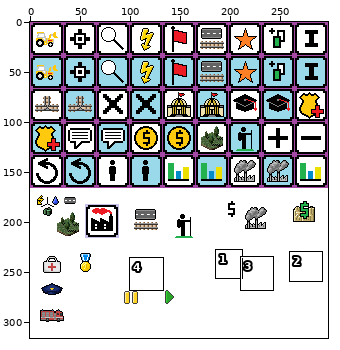
Sprite sheet: assets/sprites/menu_icons_.png. The first picture is a wide view before the edit; the outline marks the close-up.
Close-up. The starting point:
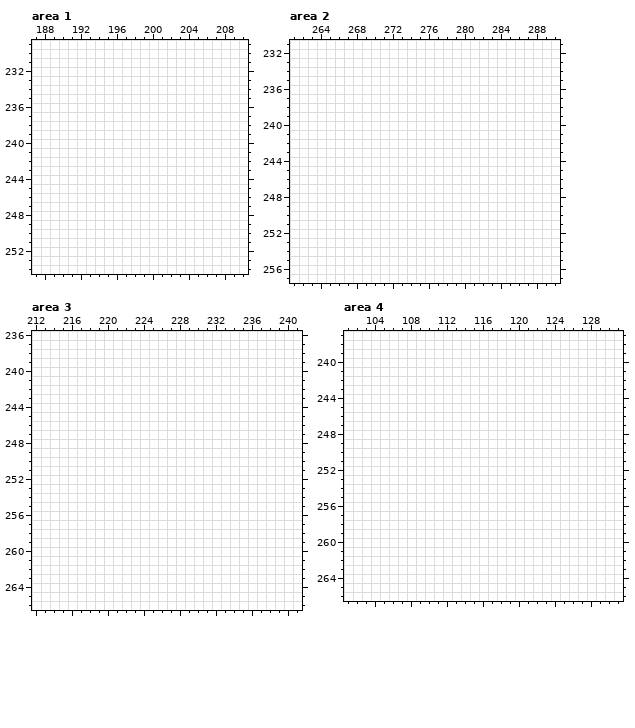
The file is 298x316 pixels. Colours within 5 levels of each other are drawn and written as one. Shown: area 1: x 187..210, y 229..254; area 2: x 261..290, y 231..257; area 3: x 212..241, y 236..266; area 4: x 101..131, y 237..266. The commit also changed other parts of the picture, which this record leaves out.
And afterwards:
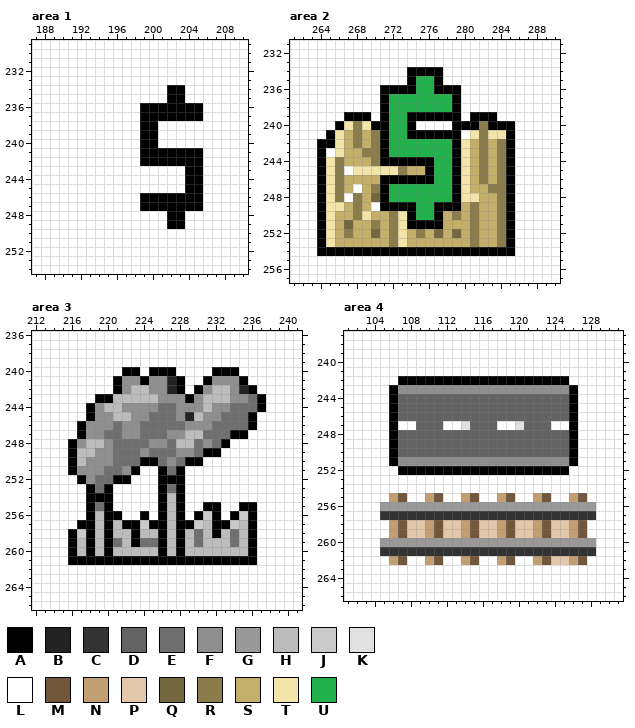
Palette (. is transparent): A #000000  B #232323  C #333333  D #636363  E #706f70  F #8f8f8f  G #999999  H #bcbcbc  J #cacaca  K #e1e1e1  L #ffffff  M #73573b  N #c49e73  P #e3c7ab  Q #73673f  R #8b7c4c  S #c3af6a  T #f3e4aa  U #22b14c
The exact change:
Changed rows in their new state; - is an unchanged pixel.
Area 1:
first column x 199:
234 ---AA--
235 ---AA--
236 AAAAAAA
237 AAAAAAA
238 AA-----
239 AA-----
240 AA-----
241 AAAAAAA
242 AAAAAAA
243 -----AA
244 -----AA
245 -----AA
246 AAAAAAA
247 AAAAAAA
248 ---AA--
249 ---AA--
Area 2:
first column x 264:
234 ----------AAAA--------
235 ----------AUUA--------
236 -------AAAAUUAAA------
237 -------AUUUUUUUA------
238 -------AUUUUUUUA------
239 ---AAA-AUUAAAAAA-AAA--
240 --ATRTAAUUA----AAARAAA
241 -ATSRSRAUUAAAAAA-TRTTA
242 AATSRSRAUUUUUUUATSRSRA
243 A-TSSRRAUUUUUUUATSRSRA
244 ATRSSSRAAAAAAUUATSRSRA
245 ATR-TTTTTRSSAUUATSRSRA
246 ATRSSSSAAAAAAUUATSRSRA
247 ATRS-SRAUUUUUUUATSSRRA
248 ATR-RSQAUUUUUUUATTSSRA
249 ATTSRS-AAAAUUAAASRSSRA
250 ATSSRTSSRTAUUASRSRSSRA
251 ATSQSSRSRTAAAASSSRSSRA
252 ATSRSSQSRTSRSQSQSRSSRA
253 ATSSSSSSRTSSSSSSSRSSRA
254 AAAAAAAAAAAAAAAAAAAAAA
Area 3:
first column x 216:
240 ------AA-AAA----AAA---
241 -----AFFAFFBA--AFFFA--
242 -----AFHHFFBA-AFHHFBA-
243 ---AAHHHHHFFFAFHHHFFEA
244 --AFHHFFFFEEFFFHFFEEEA
245 --AFFHHFFEEEFBHFFEEEA-
246 -AFFFEFFEEEEEFFFEEEEA-
247 -AFFEEFFEEEFFHHEEEAA--
248 AFHHFEEEEFFEHHEFEA----
249 AHHFFEEEFEEEFFEAA-----
250 AHFFFEEEAAEFEAA-------
251 AFFFEEFA--AEA---------
252 -AFEEAA---AAA---------
253 --AEA-----AEA---------
254 --AAA-----AHA---------
255 --AEA-----AHA--AA--AA-
256 --AHAA--A-AHA-AJA-AJA-
257 -AAHAHAAJAAHAAJHAAJHA-
258 AJAHAHHAHHAHAHEHAHEHA-
259 AHAHAEHAEEAHAHEHHHEHA-
260 AHAHAHHHHHAHAHHHHHHHA-
261 AAAAAAAAAAAAAAAAAAAAA-
Area 4:
first column x 105:
242 --AAAAAAAAAAAAAAAAAAA---
243 -AFFFFFFFFFFFFFFFFFFFA--
244 -ADDDDDDDDDDDDDDDDDDDA--
245 -ADDDDDDDDDDDDDDDDDDDA--
246 -ADDDDDDDDDDDDDDDDDDDA--
247 -A--DDD--KDDD--KDDD--A--
248 -ADDDDDDDDDDDDDDDDDDDA--
249 -ADDDDDDDDDDDDDDDDDDDA--
250 -ADDDDDDDDDDDDDDDDDDDA--
251 -AFFFFFFFFFFFFFFFFFFFA--
252 --AAAAAAAAAAAAAAAAAAA---
255 -NM--NM--NM--NM--NM--NM-
256 GGGGGGGGGGGGGGGGGGGGGGGG
257 CCCCCCCCCCCCCCCCCCCCCCCC
258 -NMPPNMPPNMPPNMPPNMPPNM-
259 -NMPPNMPPNMPPNMPPNMPPNM-
260 GGGGGGGGGGGGGGGGGGGGGGGG
261 CCCCCCCCCCCCCCCCCCCCCCCC
262 -NM--NM--NM--NM--NMPPNM-
Changed places in both close-ups, as pixel boxes (x1, y1, x2, y2):
changed: (140, 85, 203, 229)
changed: (317, 67, 515, 256)
changed: (68, 367, 266, 565)
changed: (380, 376, 596, 565)
